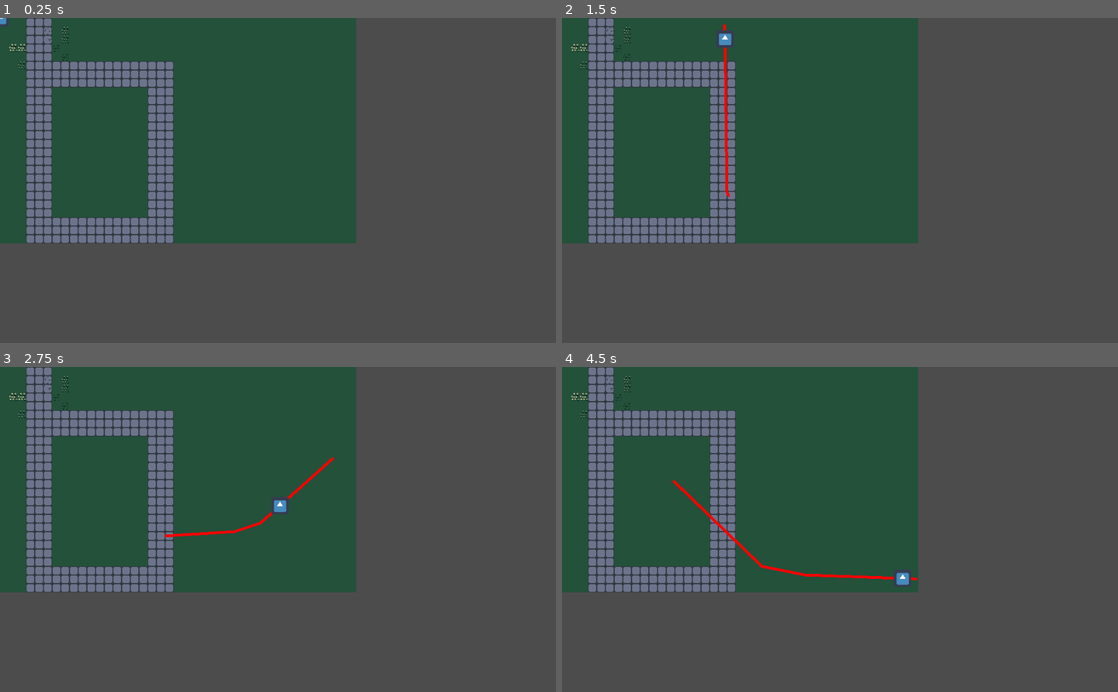
Above: before the commit, frames 1-4 (two rows, left to right).
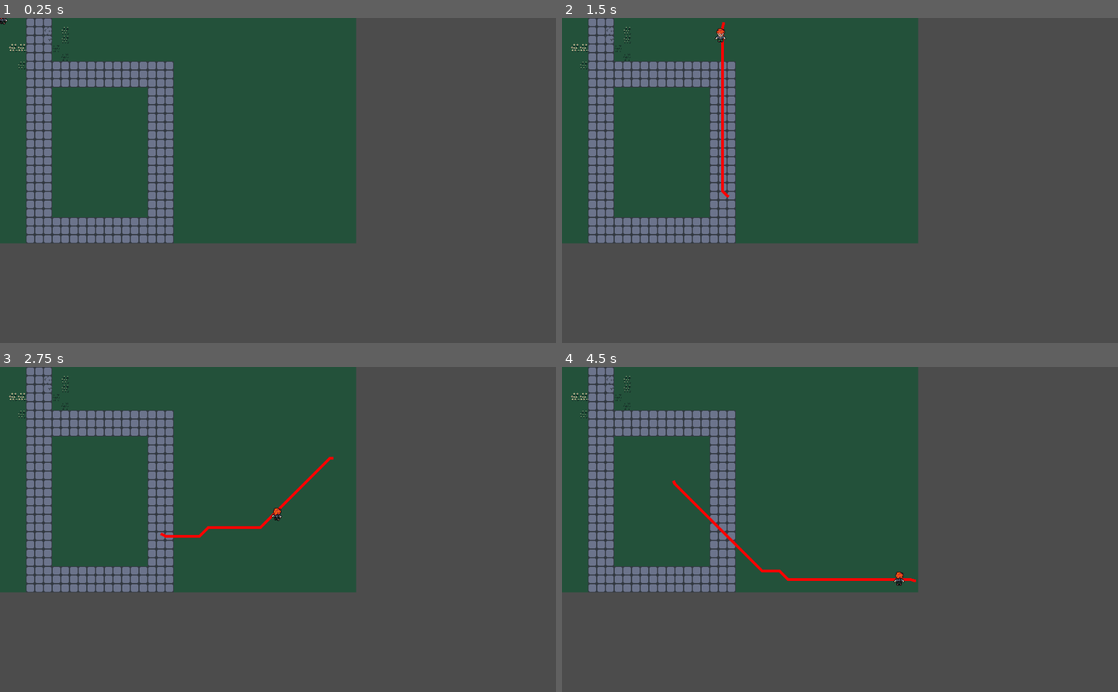
Above: after the commit, the same moments.

Repository: GiovanniBSonaglio/FarmDash
Game: Godot game, scene res://World/World.tscn
Two runs of this game, one before a commit and one after it. Both use one fixed random seed, a clock stepped at 60 frames per second and the inputs below. The engine's default icon, where the game draws it, is replaced by a stand-in: a white triangle on a blue panel in a dark square.
Inputs (mouse positions are in pixels of both pictures, inside the frame that each line leads up to):
- Up to frame 1 (0.25 s): no input
- Up to frame 2 (1.5 s): tap Enter at 0.5 s; move the mouse to (962, 164) at 0.52 s; click (962, 164) at 0.67 s; move the mouse to (728, 196) at 1.27 s; click (728, 196) at 1.42 s
- Up to frame 3 (2.75 s): move the mouse to (333, 458) at 2.02 s; click (333, 458) at 2.17 s
- Up to frame 4 (4.5 s): move the mouse to (812, 594) at 2.77 s; click (812, 594) at 2.92 s; move the mouse to (1006, 578) at 3.52 s; click (1006, 578) at 3.67 s; move the mouse to (673, 480) at 4.27 s; click (673, 480) at 4.42 s

The runs differ from the first frame. In frame 1, less than 0.1% of the frame differs, in the area x 0-2%, y 0-3%; in frame 2, 0.6%; in frame 3, 0.5%; in frame 4, 0.9%, in the area x 19-64%, y 34-68%.

Commit message:
Created player animation and finished pathfinding
Player version for tileset development

Diff:
--- a/Player.gd
+++ b/Player.gd
@@ -3,6 +3,7 @@
 onready var nav_2d: Navigation2D = $Navigation2D#get_node("/root/Map/Map/Navigation2D")
 onready var line_2d: Line2D = $Line2D
 onready var character: Sprite = $Character
+onready var animation: AnimationPlayer = $AnimationPlayer
 
 func _unhandled_input(event):
 	if not event is InputEventMouseButton:
@@ -10,6 +11,18 @@
 	if event.button_index != BUTTON_LEFT or not event.pressed:
 		return
 
-	var new_path = nav_2d.get_simple_path(Vector2(character.global_position), Vector2(event.global_position))
+	var new_path = nav_2d.get_simple_path(Vector2(character.global_position), Vector2(event.global_position), false)
+	if event.global_position.x > character.global_position.x:
+		print("Right")
+		animation.play("moveRIGHT")
+	if event.global_position.x < character.global_position.x:
+		print("Left")
+		animation.play("moveLEFT")
+	if event.global_position.y < character.global_position.y:
+		print("Up")
+		animation.play("moveUP")
+	if event.global_position.y > character.global_position.y:
+		print("Down")
+		animation.play("moveDOWN")
 	line_2d.points = new_path
 	character.path = new_path
--- a/Player/Player.tscn
+++ b/Player/Player.tscn
@@ -1,19 +1,80 @@
-[gd_scene load_steps=5 format=2]
+[gd_scene load_steps=9 format=2]
 
-[ext_resource path="res://icon.png" type="Texture" id=1]
+[ext_resource path="res://Player/PlayerSpritesheet.png" type="Texture" id=1]
 [ext_resource path="res://Player.gd" type="Script" id=2]
 [ext_resource path="res://Player/Character.gd" type="Script" id=3]
 [ext_resource path="res://Map/Map.tscn" type="PackedScene" id=4]
 
+[sub_resource type="Animation" id=1]
+resource_name = "moveDOWN"
+length = 0.3
+loop = true
+tracks/0/type = "value"
+tracks/0/path = NodePath("Character:frame")
+tracks/0/interp = 1
+tracks/0/loop_wrap = true
+tracks/0/imported = false
+tracks/0/enabled = true
+tracks/0/keys = {
+"times": PoolRealArray( 0, 0.1, 0.2 ),
+"transitions": PoolRealArray( 1, 1, 1 ),
+"update": 1,
+"values": [ 0, 1, 3 ]
+}
+
+[sub_resource type="Animation" id=2]
+resource_name = "moveLEFT"
+length = 0.3
+loop = true
+tracks/0/type = "value"
+tracks/0/path = NodePath("Character:frame")
+tracks/0/interp = 1
+tracks/0/loop_wrap = true
+tracks/0/imported = false
+tracks/0/enabled = true
+tracks/0/keys = {
+"times": PoolRealArray( 0, 0.1, 0.2 ),
+"transitions": PoolRealArray( 1, 1, 1 ),
+"update": 1,
+"values": [ 12, 13, 15 ]
+}
+
+[sub_resource type="Animation" id=3]
+resource_name = "moveRIGHT"
+length = 0.3
+loop = true
+tracks/0/type = "value"
+tracks/0/path = NodePath("Character:frame")
+tracks/0/interp = 1
+tracks/0/loop_wrap = true
+tracks/0/imported = false
+tracks/0/enabled = true
+tracks/0/keys = {
+"times": PoolRealArray( 0, 0.1, 0.2 ),
+"transitions": PoolRealArray( 1, 1, 1 ),
+"update": 1,
+"values": [ 8, 9, 11 ]
+}
+
+[sub_resource type="Animation" id=4]
+resource_name = "moveUP"
+length = 0.3
+loop = true
+tracks/0/type = "value"
+tracks/0/path = NodePath("Character:frame")
+tracks/0/interp = 1
+tracks/0/loop_wrap = true
+tracks/0/imported = false
+tracks/0/enabled = true
+tracks/0/keys = {
+"times": PoolRealArray( 0, 0.1, 0.2 ),
+"transitions": PoolRealArray( 1, 1, 1 ),
+"update": 1,
+"values": [ 4, 5, 7 ]
+}
+
 [node name="Player" type="Node"]
 script = ExtResource( 2 )
-
-[node name="Character" type="Sprite" parent="."]
-scale = Vector2( 0.5, 0.5 )
-z_index = 2
-z_as_relative = false
-texture = ExtResource( 1 )
-script = ExtResource( 3 )
 
 [node name="Line2D" type="Line2D" parent="."]
 z_index = 1
@@ -24,3 +85,18 @@
 [node name="Navigation2D" type="Navigation2D" parent="."]
 
 [node name="Map" parent="Navigation2D" instance=ExtResource( 4 )]
+
+[node name="Character" type="Sprite" parent="."]
+z_index = 2
+z_as_relative = false
+texture = ExtResource( 1 )
+hframes = 4
+vframes = 4
+frame = 7
+script = ExtResource( 3 )
+
+[node name="AnimationPlayer" type="AnimationPlayer" parent="."]
+anims/moveDOWN = SubResource( 1 )
+anims/moveLEFT = SubResource( 2 )
+anims/moveRIGHT = SubResource( 3 )
+anims/moveUP = SubResource( 4 )
Binary file added: Player/PlayerSpritesheet.png
Not shown, added: Player/PlayerSpritesheet.png.import
